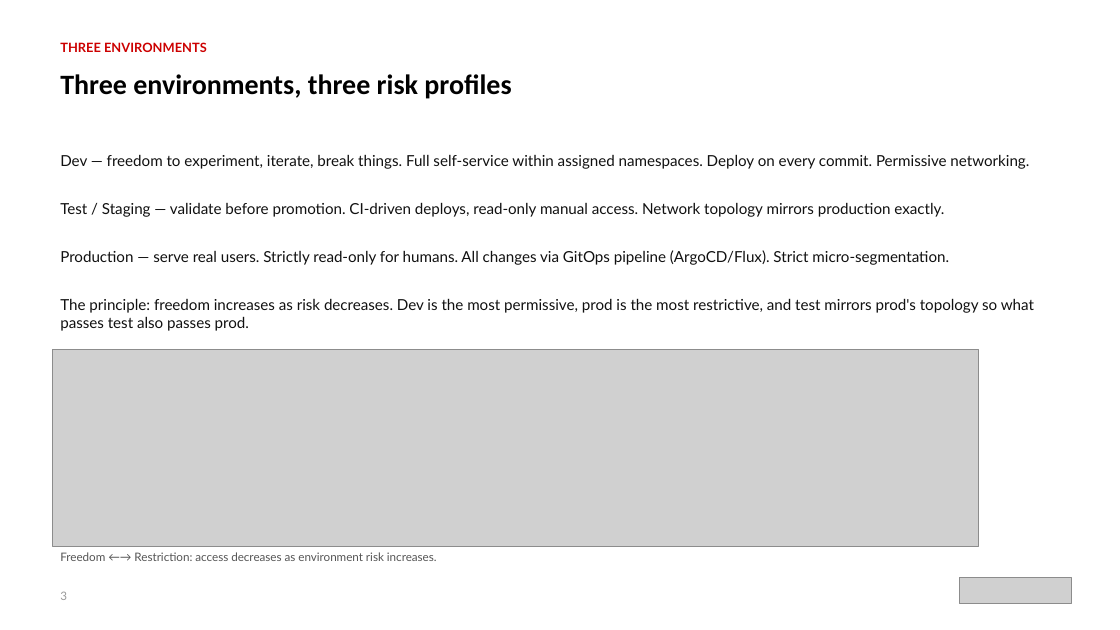
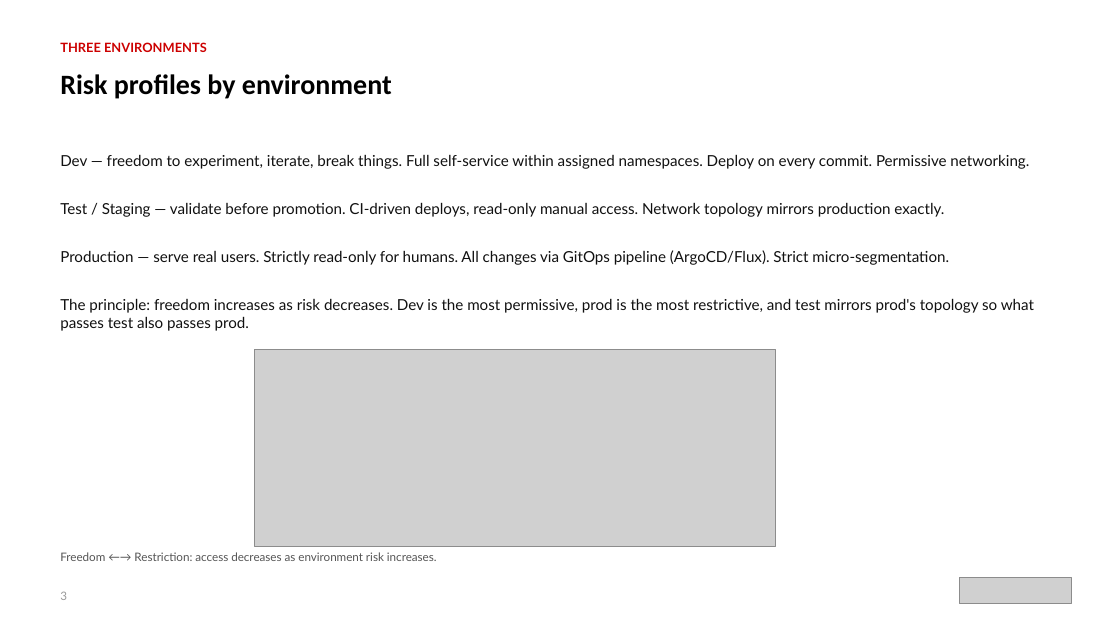
Before and after one commit to patterncatalyst/cloud-native-design-patterns, a slide deck: slide 3 of lgtm-presentation/K8s-Environment-Access-Policies.pptx. Drawn at 1120x630 pixels with LibreOffice and Linux fonts; fonts in the diff are those of the drawing; grey boxes stand for pictures. Boxes give left, top, right and bottom in pixels: in the first picture for what was removed or moved away, otherwise in the second. Text is boxed around its words. In the diff, an @@ line names an element or a change of style, - is before the commit and + after.

Commit message:
docs(deck): refresh the K8s environment access policies deck (S12)

```diff
--- a/lgtm-presentation/K8s-Environment-Access-Policies.pptx
+++ b/lgtm-presentation/K8s-Environment-Access-Policies.pptx
@@ text at [60, 74, 392, 99]: text changed @@
-Three environments, three risk profiles
+Risk profiles by environment
@@ picture: place and size @@
-picture at [52, 350, 979, 546]
+picture at [255, 350, 776, 546]
```
Also in this commit, not shown: 9 other slides changed, 5 other files.
